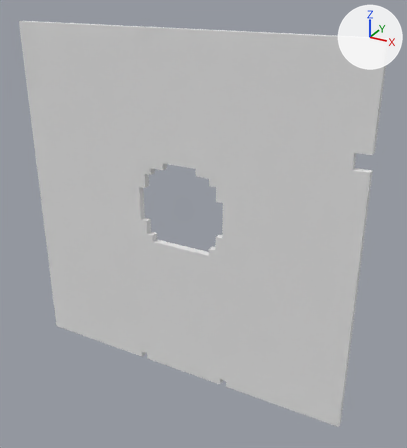
The OBJ model Assets/voxmod/GameStorageMedia/disc-5inch.obj: old version first, new version second.
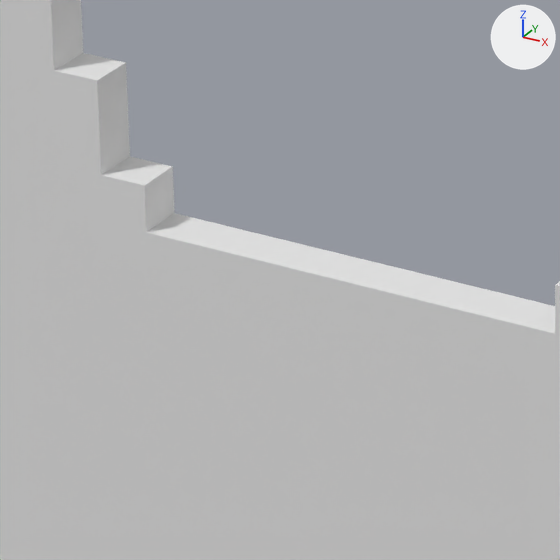
Each version is shown whole from a 50 mm lens placed at (37.4, -60.8, 55.7), pointed at (3.1, 1.5, 24.5), then close up on the part from 33% to 51% of the width and 47% to 64% of the height. The axes (+X, +Y, +Z) are drawn at upper right. The lights are the same throughout. Where no turn or scale is listed for an object, it has been applied to the vertices. Vertices at the same position are counted once.

Objects in the first close-up: 'disc-5inch'.
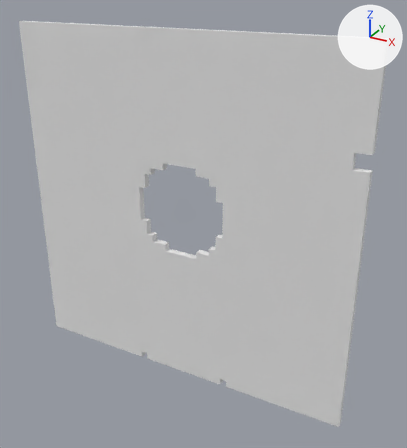
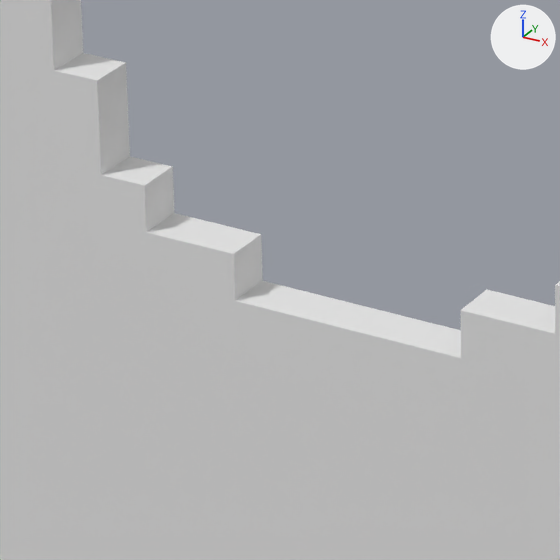
Location of each change, (x1, y1, x2, y2) in pixels of the close-ups (560 x 560 px; the box of a moved part takes in the faces that stretch with it):
part 1 of me_disc_5inch, moved or reshaped: before (234, 234, 487, 358); after (234, 235, 461, 358)

The change in detail:
me_disc_5inch has 188 vertices, 376 faces and spans x -25.0..25.0, y -0.5..0.5, z 0.0..50.0.
me_disc_5inch is used by ob_disc_5inch; location (0.0, 0.0, 0.0).
Verts and faces of me_disc_5inch; kept vertices keep their numbers, new ones are numbered from 188.
Before the commit, vertices of me_disc_5inch: 103 (-2.0, -0.5, 20.0) at pixel (235, 300), 104 (-2.0, -0.5, 21.0) at pixel (233, 254), 115 (3.0, -0.5, 20.0) at pixel (460, 358), 116 (3.0, -0.5, 21.0) at pixel (460, 310), 157 (-2.0, 0.5, 20.0).
Before the commit, vertices of me_disc_5inch: 158 (-2.0, 0.5, 21.0) at pixel (261, 234), 169 (3.0, 0.5, 20.0), 170 (3.0, 0.5, 21.0) at pixel (486, 289).
Part 1, on me_disc_5inch:
Faces deleted: (103, 115, 104), (104, 115, 116), (157, 158, 169), (158, 170, 169), (104, 116, 158), (116, 170, 158).
New faces: (115, 116, 169), (116, 170, 169), (103, 157, 104), (104, 157, 158), (103, 115, 157), (115, 169, 157).
